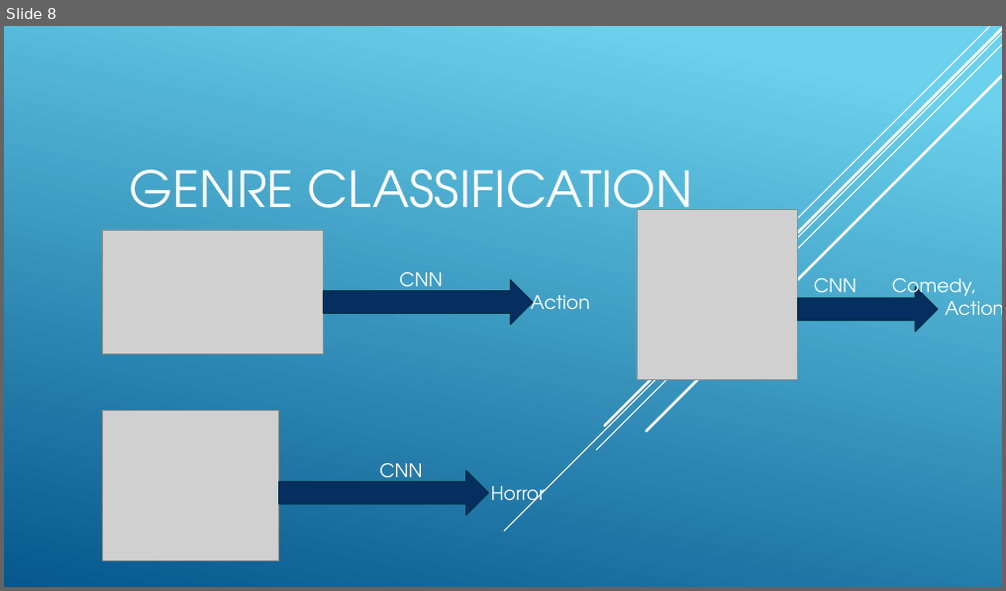
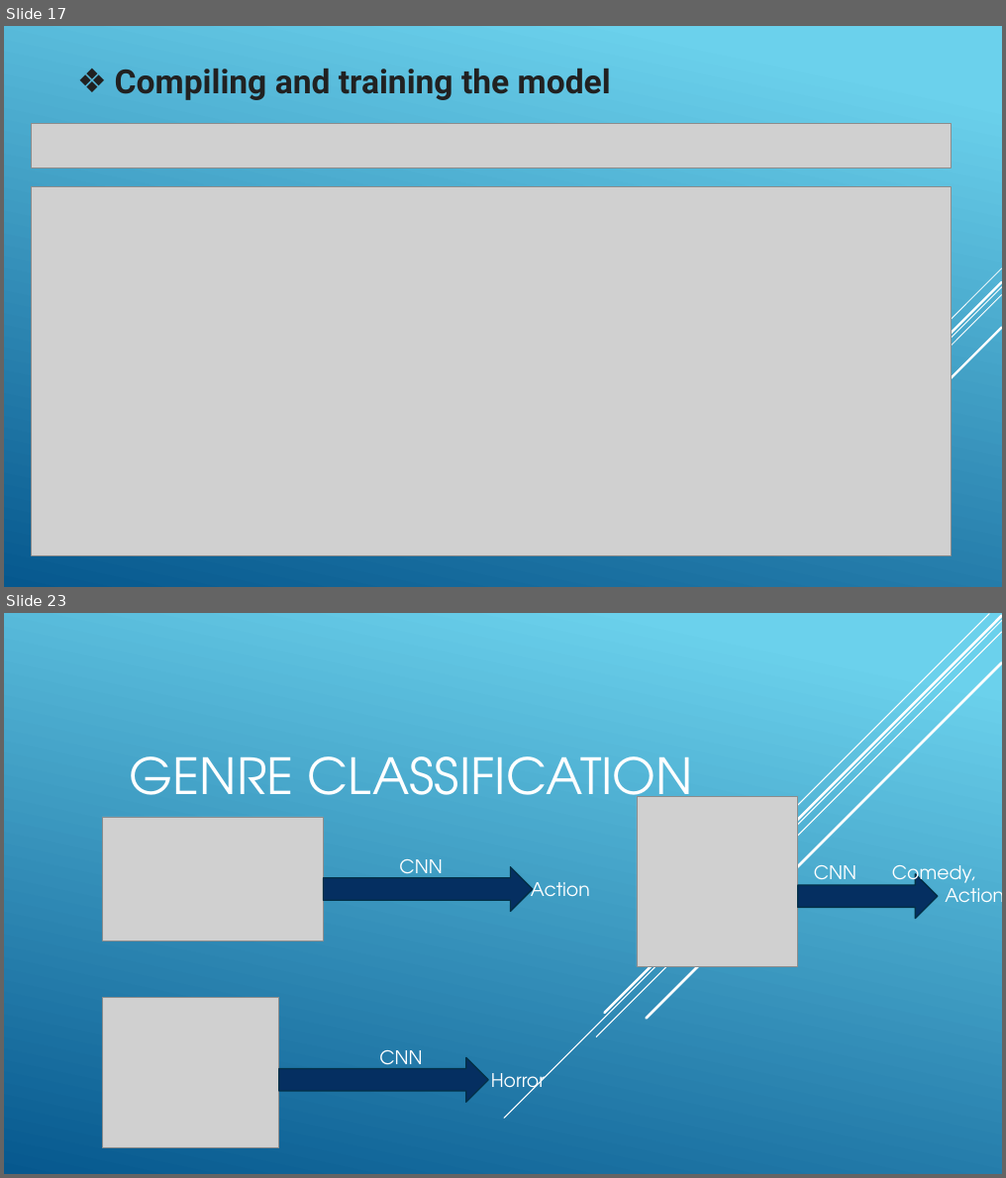
Before and after one commit to jordantangy/MoviePosterClassification-CNN, a slide deck: Slide Show.pptx. Shown one above the other, each under a label of ours: slide 8 before the commit, slides 17 and 23 after it; the slides between them are not shown. The pictures are 1006x591 and 1006x1178 pixels, drawn with LibreOffice and Linux fonts; fonts in the diff are those of the drawing; grey boxes stand for pictures. Boxes give left, top, right and bottom in pixels: in the first picture for what was removed or moved away, otherwise in the second. Text is boxed around its words. In the diff, an @@ line names an element or a change of style, - is before the commit and + after.

```diff
--- a/Slide Show.pptx
+++ b/Slide Show.pptx
@@ slide 17 added at (x1=4, y1=26, x2=1002, y2=587), background gradient #6ED2EB to #06588E @@
@@ text added at (x1=115, y1=69, x2=611, y2=100), 32 pt, text #212121, bold @@
+❖ Compiling and training the model
@@ picture added at (x1=32, y1=123, x2=951, y2=168) @@
@@ picture added at (x1=32, y1=186, x2=951, y2=556) @@
@@ group added at (x1=757, y1=269, x2=1002, y2=531): 5 lines @@
@@ what was slide 8 is now slide 23 @@
```
Also in this commit, not shown: 1 slide changed, 14 other slides added, 4 other files.
